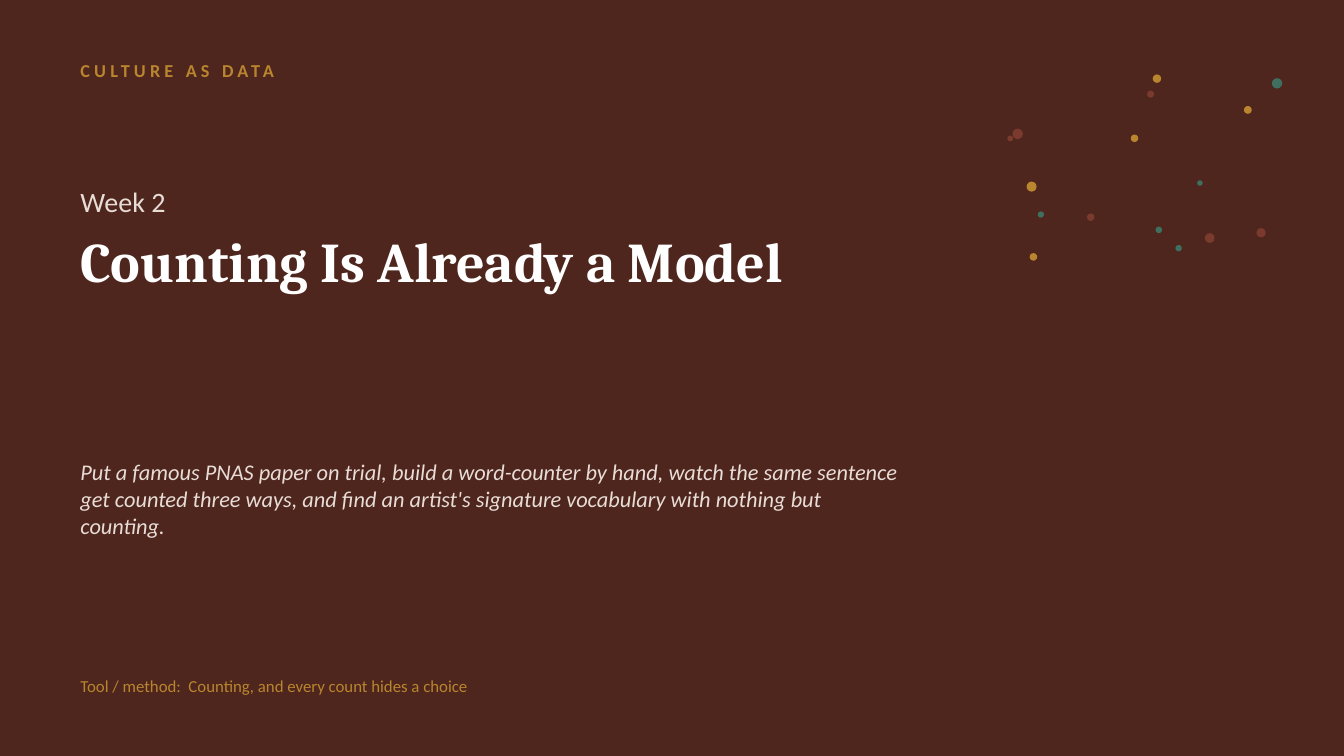
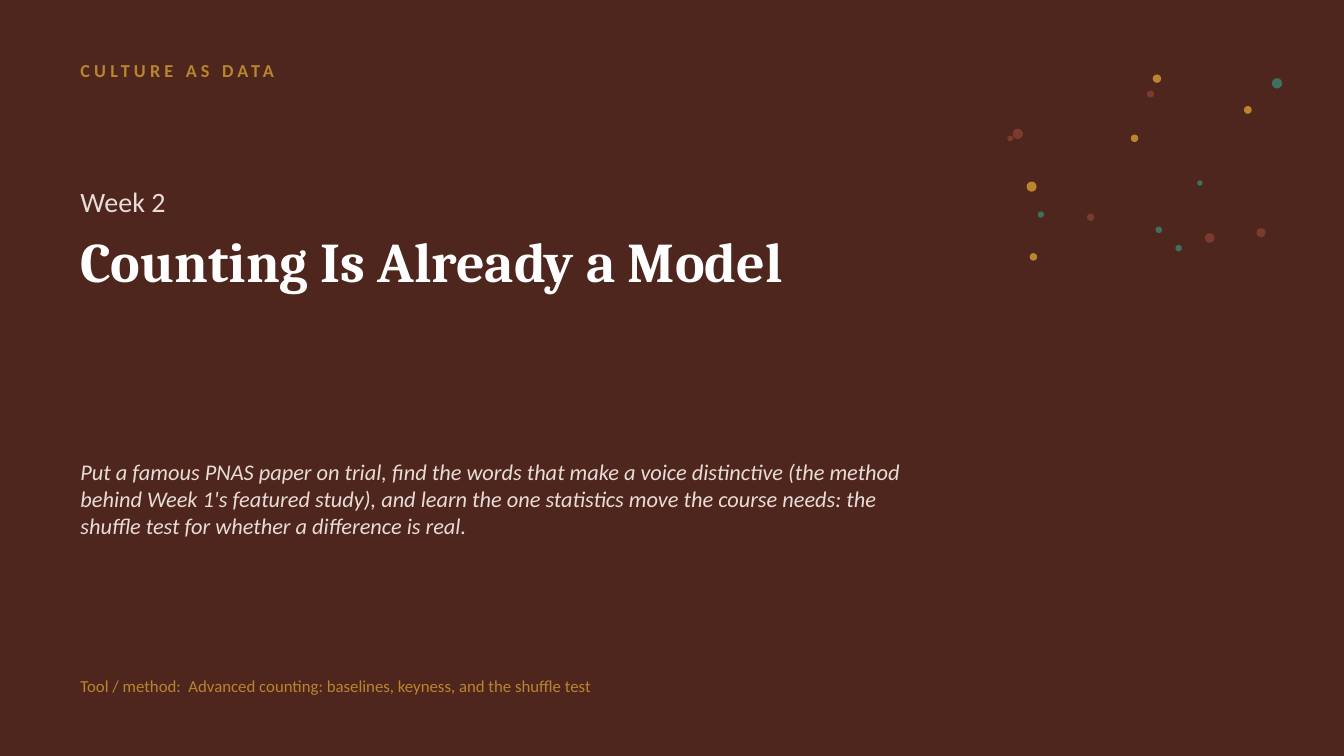
Before and after one commit to lucianli123/culture-as-data-2026, a slide deck: slide 1 of slides/pptx/week-02.pptx. Drawn at 1344x756 pixels with LibreOffice and Linux fonts; fonts in the diff are those of the drawing. Boxes give left, top, right and bottom in pixels: in the first picture for what was removed or moved away, otherwise in the second. Text is boxed around its words. In the diff, an @@ line names an element or a change of style, - is before the commit and + after.

Commit message:
Restructure Weeks 1-2: W1 = counting rows/words/pixels, W2 = advanced counting + light stats
Week 1 now carries counting's first pass on all three shapes of culture: the
wedding rows, a first word count (with the stop-word choice made explicit),
and the pixel-counting image lab.

Week 2 becomes the deep counting week: the Bollen/Schmidt trial, hand
bag-of-words, tokenizers, tf-idf, then two new beats - keyness via log-odds
(with the reveal that She Giggles, He Gallops is exactly this method) and the
shuffle test, permutation-based light statistics with zero formulas (is the
gap real or chance; effect size caveat; seeds Week 8's robustness arc).
Cross-corpus counting folds into the keyness beat as the corpus-pair choice.

Updated across the stack: lesson-plans, syllabus, BUILD-PLAN, notebooks
(week01 + week02, both execute clean), site data, deck threads/sketch,
README tables; docs/, slides.json, week-NN.md, and pptx regenerated;
check_sync passes.

```diff
--- a/slides/pptx/week-02.pptx
+++ b/slides/pptx/week-02.pptx
@@ text at [80,464,900,537]: text changed @@
-Put a famous PNAS paper on trial, build a word-counter by hand, watch the same sentence get counted three ways, and find an artist's signature vocabulary with nothing but counting.
+Put a famous PNAS paper on trial, find the words that make a voice distinctive (the method behind Week 1's featured study), and learn the one statistics move the course needs: the shuffle test for whether a difference is real.
@@ text at [80,680,591,695]: text changed @@
-Tool / method: Counting, and every count hides a choice
+Tool / method: Advanced counting: baselines, keyness, and the shuffle test
```
Also in this commit, not shown: 4 other slides changed, 22 other files.
